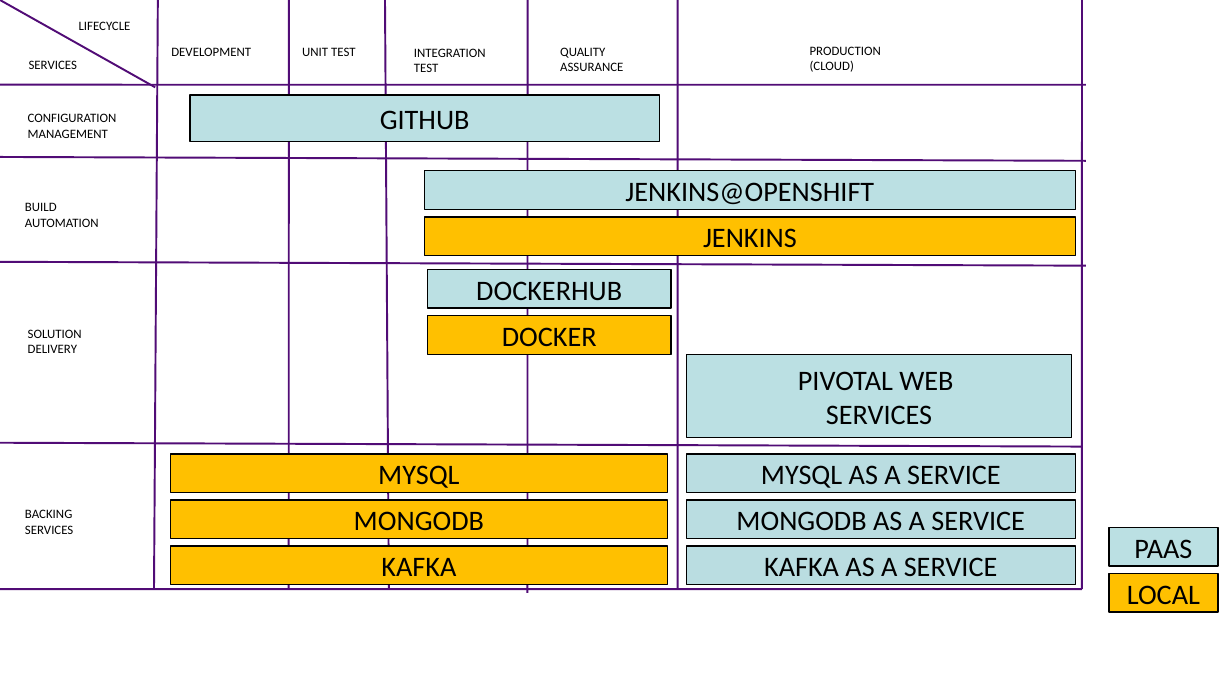
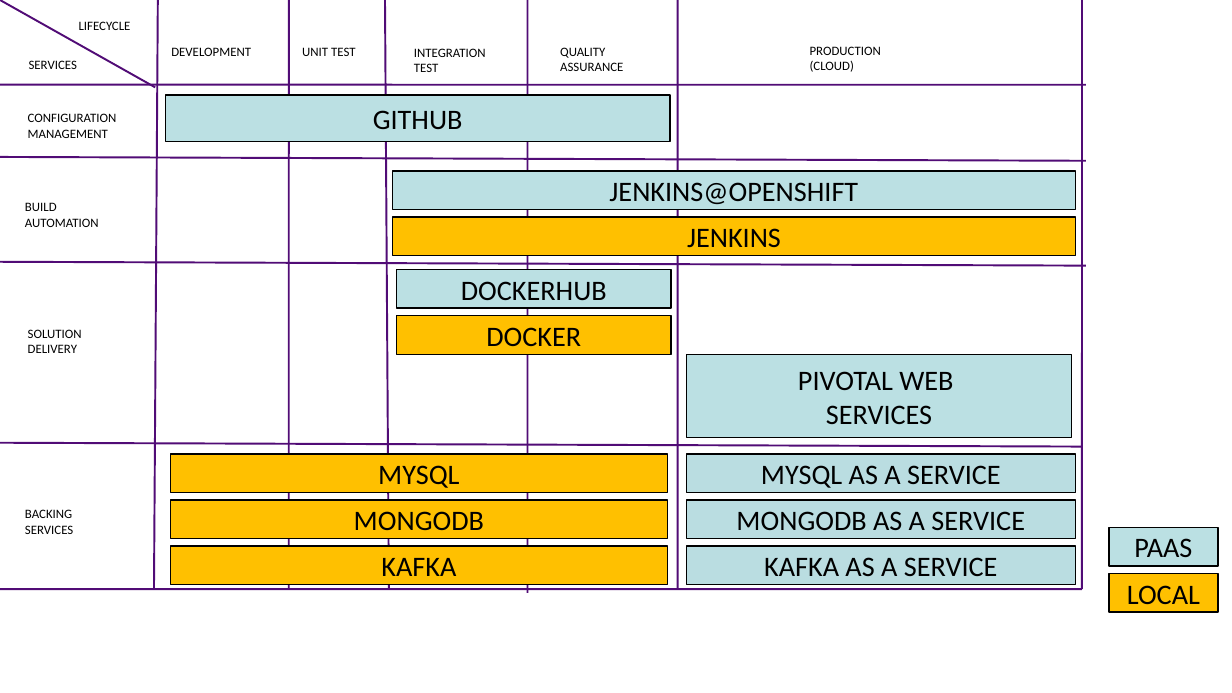
Before and after one commit to lbennardis/microS_code2016_DOCS, a slide deck: slide 7 of luigiBennardisMicroservices.ppt. Drawn at 1232x693 pixels with LibreOffice and Linux fonts; fonts in the diff are those of the drawing; background and template pictures are left out. Boxes give left, top, right and bottom in pixels: in the first picture for what was removed or moved away, otherwise in the second. Text is boxed around its words. In the diff, an @@ line names an element or a change of style, - is before the commit and + after.

```diff
--- a/luigiBennardisMicroservices.ppt
+++ b/luigiBennardisMicroservices.ppt
@@ rectangle "GITHUB": place and size @@
-rectangle "GITHUB" at (190,95,660,142)
+rectangle "GITHUB" at (165,95,670,142)
@@ rectangle "JENKINS@OPENSHIFT": place and size @@
-rectangle "JENKINS@OPENSHIFT" at (425,171,1075,209)
+rectangle "JENKINS@OPENSHIFT" at (393,171,1076,209)
@@ rectangle "JENKINS": place and size @@
-rectangle "JENKINS" at (425,217,1075,256)
+rectangle "JENKINS" at (393,217,1076,256)
@@ rectangle "DOCKERHUB": place and size @@
-rectangle "DOCKERHUB" at (427,269,671,308)
+rectangle "DOCKERHUB" at (396,269,671,308)
@@ rectangle "DOCKER": place and size @@
-rectangle "DOCKER" at (427,316,671,354)
+rectangle "DOCKER" at (396,316,671,354)
```
Also in this commit, not shown: 1 other slide changed, 1 other file.
